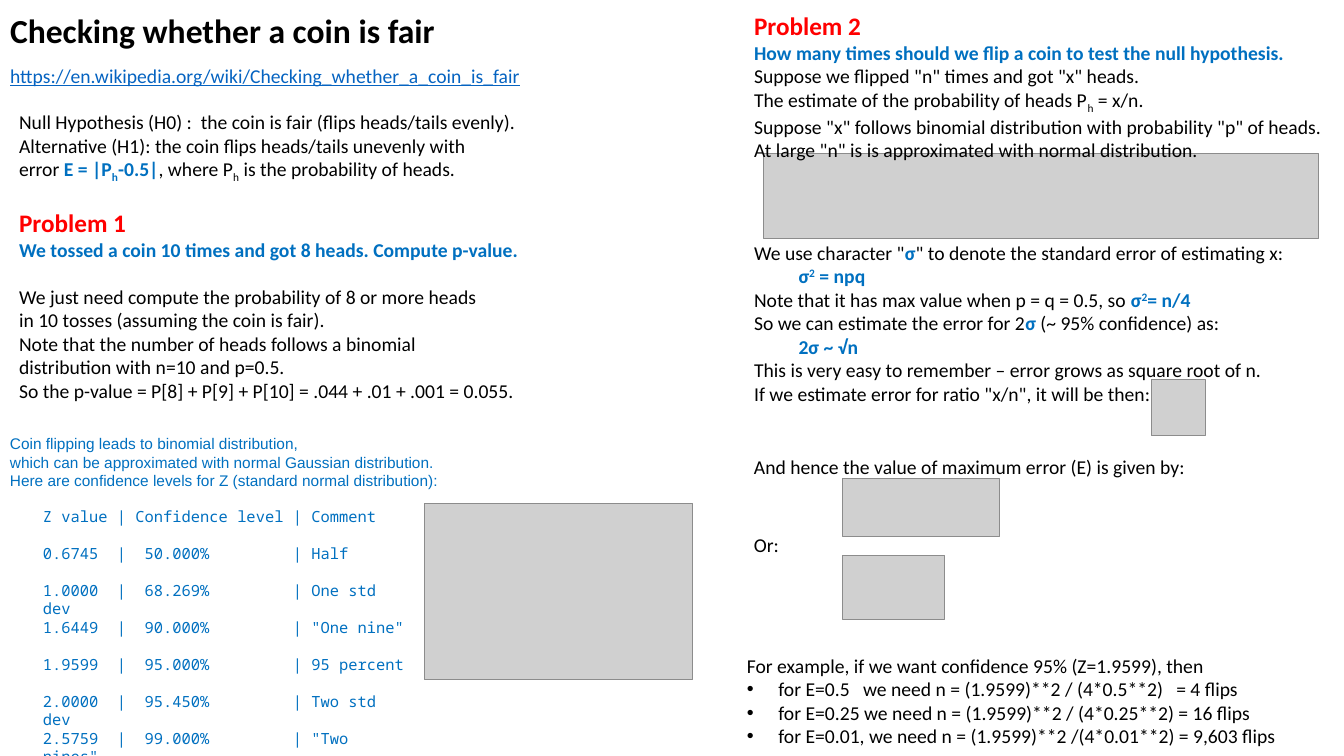
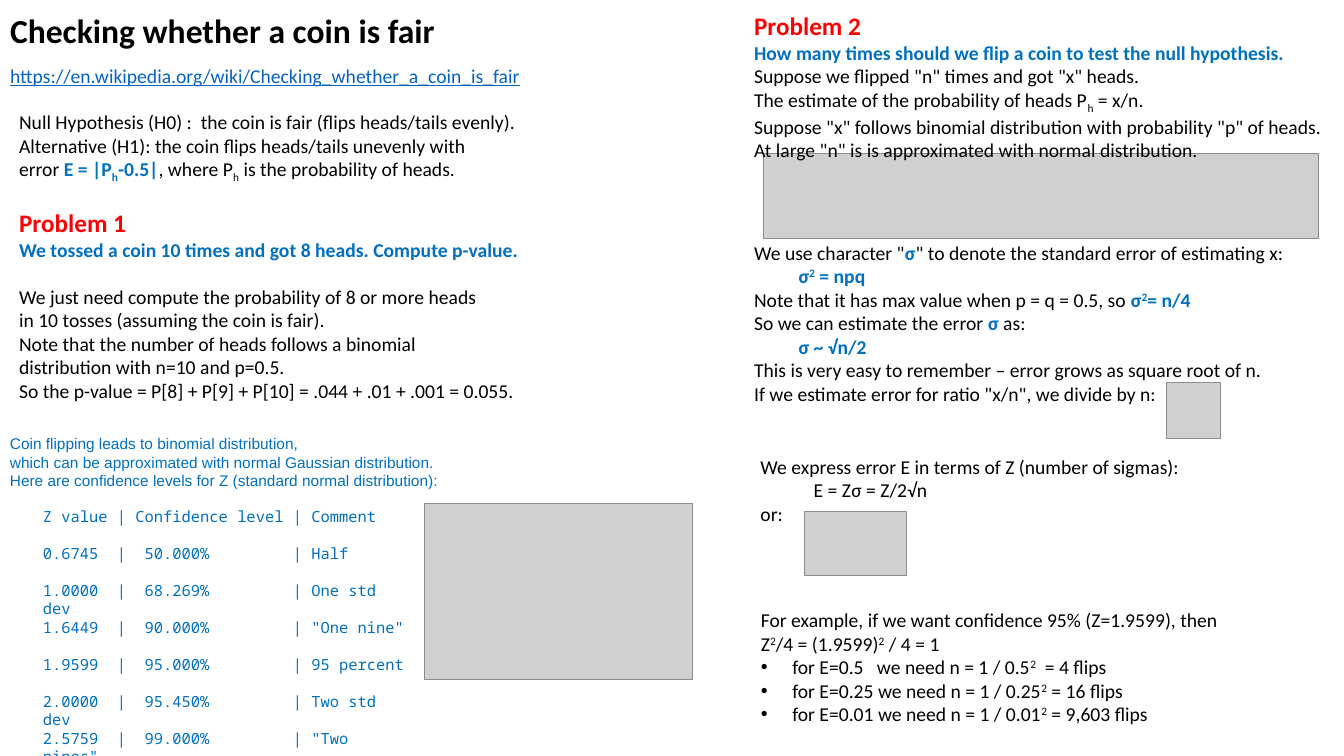
Before and after one commit to lselector/ml_ai_doc, a slide deck: slide 3 of statistics_05_hypothesis_testing_p_val.pptx. Drawn at 1344x756 pixels with LibreOffice and Linux fonts; fonts in the diff are those of the drawing; grey boxes stand for pictures. Boxes give left, top, right and bottom in pixels: in the first picture for what was removed or moved away, otherwise in the second. Text is boxed around its words. In the diff, an @@ line names an element or a change of style, - is before the commit and + after.

```diff
--- a/statistics_05_hypothesis_testing_p_val.pptx
+++ b/statistics_05_hypothesis_testing_p_val.pptx
@@ text at (x1=754, y1=316, x2=1025, y2=355): text changed @@
-So we can estimate the error for 2σ (~ 95% confidence) as:
-2σ ~ √n
+So we can estimate the error σ as:
+σ ~ √n/2
@@ text at (x1=754, y1=387, x2=1156, y2=404): text changed @@
-If we estimate error for ratio "x/n", it will be then:
+If we estimate error for ratio "x/n", we divide by n:
@@ picture moved from (x1=1151, y1=380, x2=1206, y2=436) to (x1=1167, y1=383, x2=1221, y2=439) @@
@@ text at (x1=760, y1=460, x2=1178, y2=521): text changed @@
-And hence the value of maximum error (E) is given by:
+We express error E in terms of Z (number of sigmas):
+E = Zσ = Z/2√n
+or:
@@ picture removed at (x1=843, y1=478, x2=1000, y2=536) @@
@@ text removed at (x1=754, y1=539, x2=779, y2=552) @@
-Or:
@@ picture moved from (x1=843, y1=556, x2=946, y2=620) to (x1=805, y1=512, x2=907, y2=577) @@
@@ text "For example, if we want ..." moved from (x1=747, y1=659, x2=1275, y2=746) to (x1=761, y1=613, x2=1217, y2=724) @@
@@ text at (x1=776, y1=637, x2=1148, y2=724): text changed @@
-• for E=0.5 we need n = (1.9599)**2 / (4*0.5**2) = 4 flips
-• for E=0.25 we need n = (1.9599)**2 / (4*0.25**2) = 16 flips
-• for E=0.01, we need n = (1.9599)**2 /(4*0.01**2) = 9,603 flips
+Z2/4 = (1.9599)2 / 4 = 1
+• for E=0.5 we need n = 1 / 0.52 = 4 flips
+• for E=0.25 we need n = 1 / 0.252 = 16 flips
+• for E=0.01 we need n = 1 / 0.012 = 9,603 flips
```
Also in this commit, not shown: 3 other slides changed, 1 slide added.
